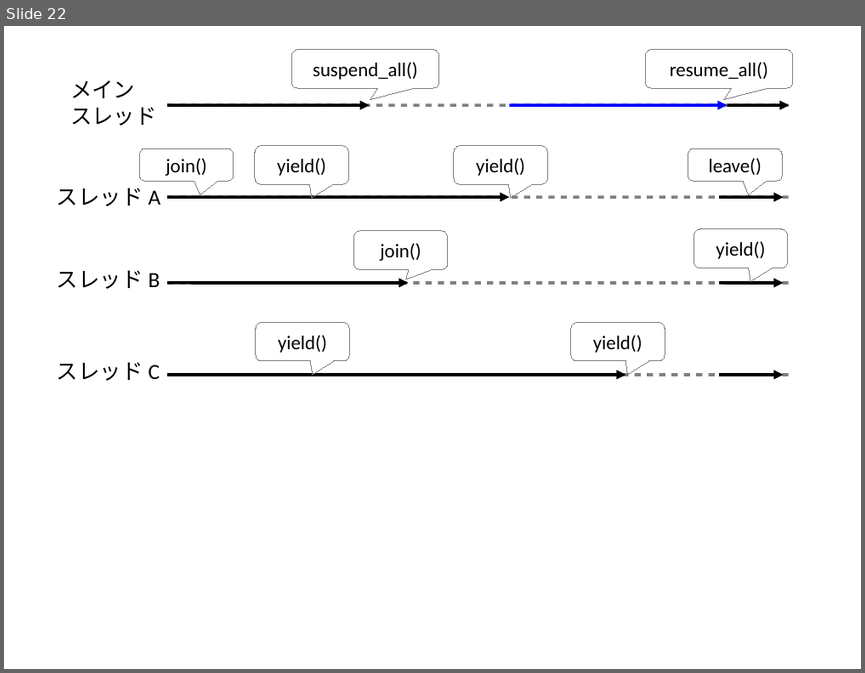
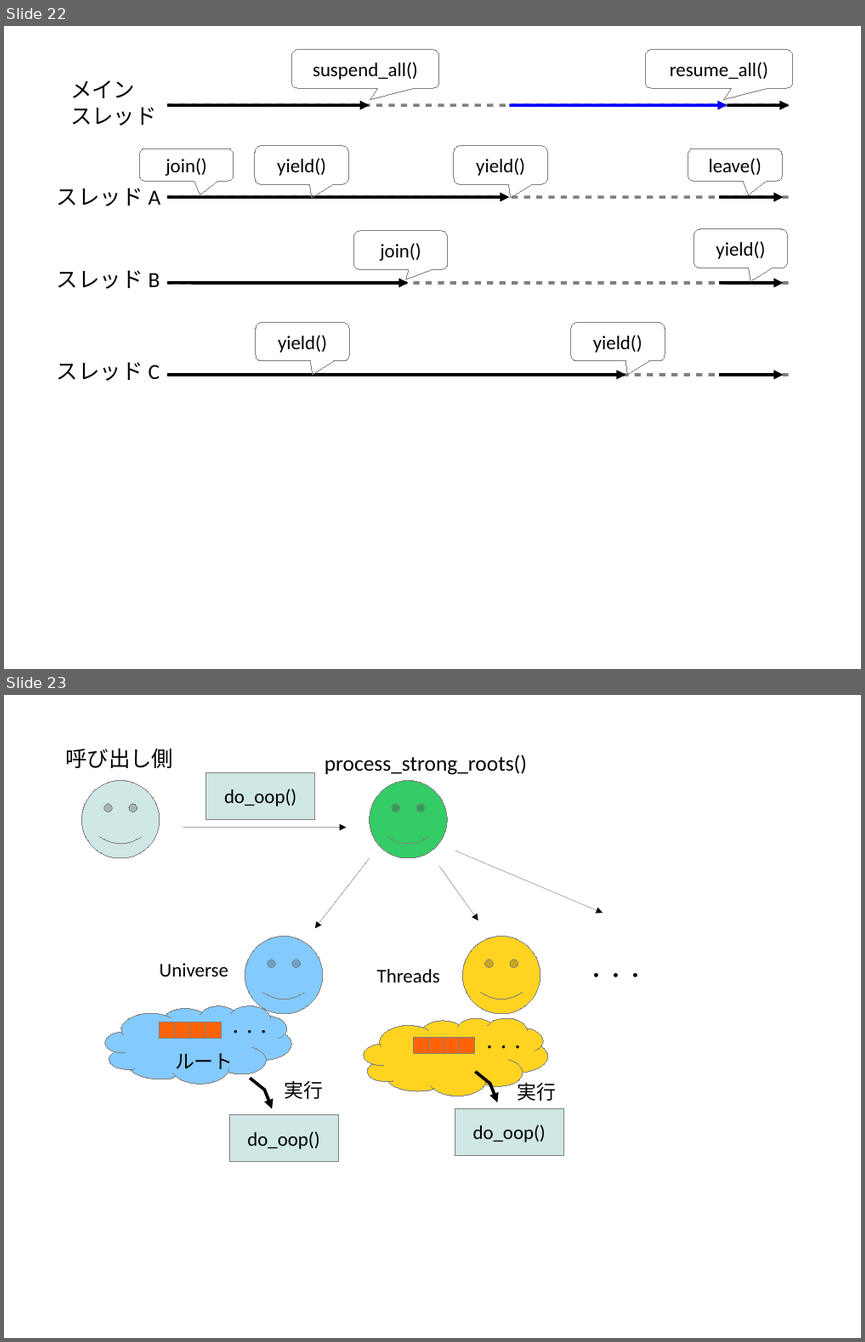
Before and after one commit to authorNari/g1gc-impl-book, a slide deck: misc/g1gc.odp. Shown one above the other, each under a label of ours: slide 22 before the commit, slides 22 and 23 after it. The pictures are 865x673 and 865x1342 pixels, drawn with LibreOffice and Linux fonts; fonts in the diff are those of the drawing. Boxes give left, top, right and bottom in pixels: in the first picture for what was removed or moved away, otherwise in the second. Text is boxed around its words. In the diff, an @@ line names an element or a change of style, - is before the commit and + after.

```diff
--- a/misc/g1gc.odp
+++ b/misc/g1gc.odp
@@ slide 23 added at <box>4,695,861,1338</box>, background #FFFFFF @@
@@ text added at <box>65,748,173,768</box>, 20 pt, text #000000 @@
+呼び出し側
@@ text added at <box>324,755,527,775</box>, 20 pt, text #000000 @@
+process_strong_roots()
@@ smiley face added at <box>81,781,160,858</box>, fill #CFE7E5, outline #808080 0 pt @@
@@ rectangle added at <box>206,772,315,819</box>, fill #CFE7E5, outline #808080 0 pt, 18 pt, text #000000 @@
+do_oop()
@@ smiley face added at <box>370,781,447,858</box>, fill #33CC66, outline #808080 0 pt @@
@@ arrow added from (182, 827) to (346, 827), #000000 0 pt @@
@@ arrow added from (370, 858) to (315, 928), #000000 0 pt @@
@@ arrow added from (439, 866) to (478, 920), #000000 0 pt @@
@@ arrow added from (455, 851) to (602, 913), #000000 0 pt @@
@@ smiley face added at <box>245,936,323,1014</box>, fill #83CAFF, outline #808080 0 pt @@
@@ smiley face added at <box>463,936,540,1014</box>, fill #FFD320, outline #808080 0 pt @@
@@ text added at <box>160,963,228,976</box>, 18 pt, text #000000 @@
+Universe
@@ text added at <box>377,969,440,982</box>, 18 pt, text #000000 @@
+Threads
@@ text added at <box>587,973,646,977</box>, 18 pt, text #000000 @@
+・・・
@@ freeform shape added at <box>105,1006,291,1083</box>, fill #83CAFF, outline #808080 0 pt @@
@@ rectangle added at <box>160,1022,175,1038</box>, fill #FF6309, outline #808080 0 pt @@
@@ rectangle added at <box>175,1022,191,1038</box>, fill #FF6309, outline #808080 0 pt @@
@@ rectangle added at <box>190,1022,205,1038</box>, fill #FF6309, outline #808080 0 pt @@
@@ rectangle added at <box>205,1022,221,1038</box>, fill #FF6309, outline #808080 0 pt @@
@@ freeform shape added at <box>364,1019,547,1096</box>, fill #FFD320, outline #808080 0 pt @@
@@ text added at <box>228,1030,270,1033</box>, 13 pt, text #000000 @@
+・・・
@@ rectangle added at <box>414,1038,429,1054</box>, fill #FF6309, outline #808080 0 pt @@
@@ rectangle added at <box>428,1038,444,1054</box>, fill #FF6309, outline #808080 0 pt @@
@@ rectangle added at <box>444,1038,460,1054</box>, fill #FF6309, outline #808080 0 pt @@
@@ rectangle added at <box>460,1038,475,1054</box>, fill #FF6309, outline #808080 0 pt @@
@@ text added at <box>483,1045,524,1049</box>, 13 pt, text #000000 @@
+・・・
@@ text added at <box>175,1053,234,1073</box>, 18 pt, text #000000 @@
+ルート
@@ freeform shape added at <box>475,1072,497,1102</box>, outline #000000 2.89 pt @@
@@ freeform shape added at <box>250,1077,272,1109</box>, outline #000000 2.89 pt @@
@@ text added at <box>284,1080,323,1099</box>, 18 pt, text #000000 @@
+実行
@@ text added at <box>517,1079,556,1100</box>, 18 pt, text #000000 @@
+実行
@@ rectangle added at <box>229,1115,338,1162</box>, fill #CFE7E5, outline #808080 0 pt, 18 pt, text #000000 @@
+do_oop()
@@ rectangle added at <box>455,1109,564,1156</box>, fill #CFE7E5, outline #808080 0 pt, 18 pt, text #000000 @@
+do_oop()
```
Also in this commit, not shown: 1 other file.
